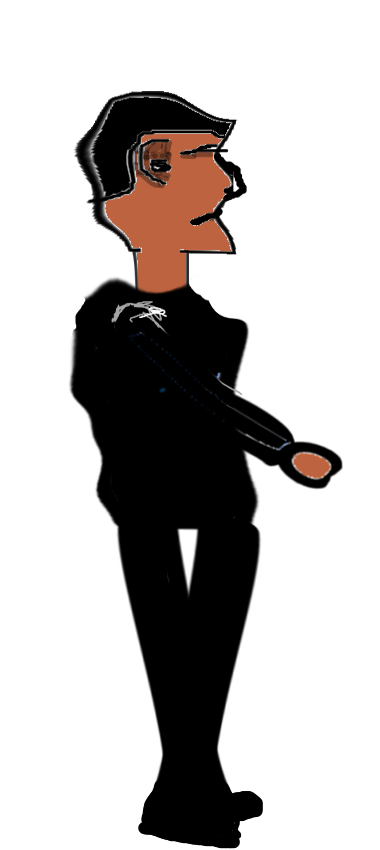
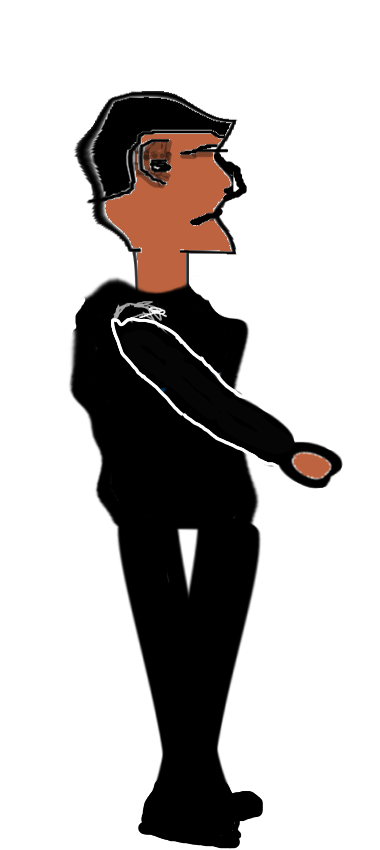
Revision of a layered (380, 850) image; what changed, layer by layer:
painted on "arm1 Merged" over [111, 317, 343, 490]
